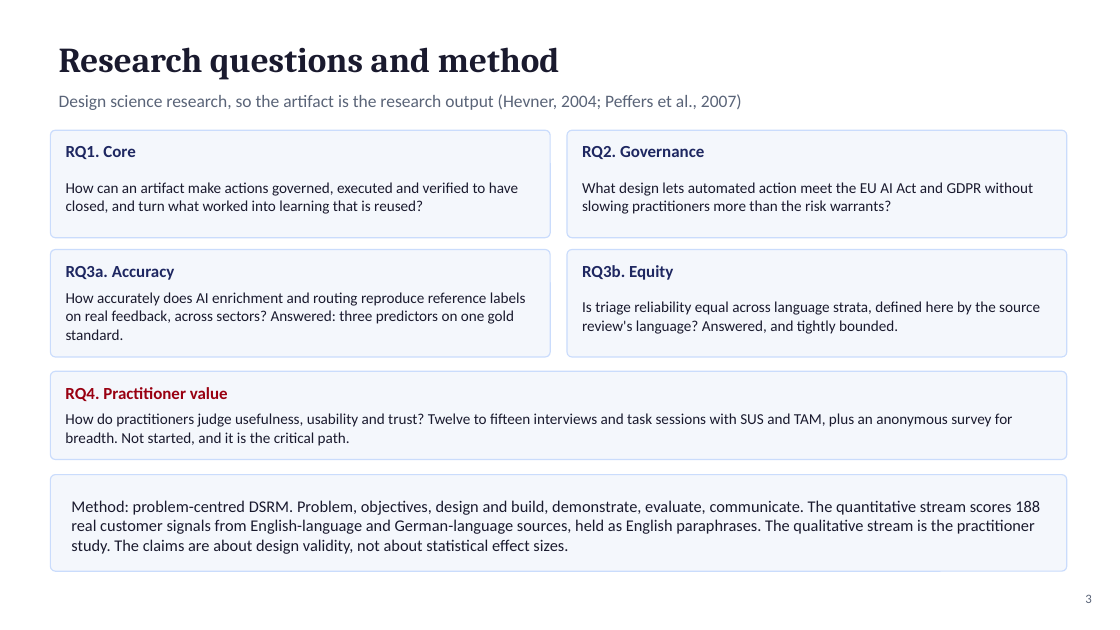
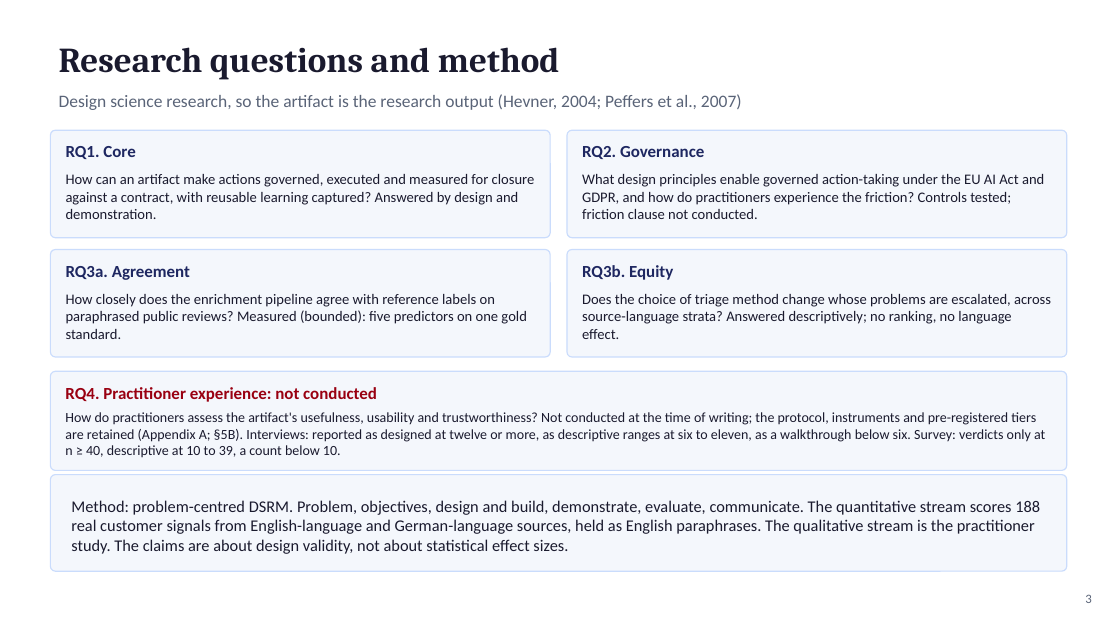
Before and after one commit to fogu13/CLARA, a slide deck: slide 3 of thesis/defense/defense_deck.pptx. Drawn at 1120x630 pixels with LibreOffice and Linux fonts; fonts in the diff are those of the drawing. Boxes give left, top, right and bottom in pixels: in the first picture for what was removed or moved away, otherwise in the second. Text is boxed around its words. In the diff, an @@ line names an element or a change of style, - is before the commit and + after.

```diff
--- a/thesis/defense/defense_deck.pptx
+++ b/thesis/defense/defense_deck.pptx
@@ text at [66,174,535,219]: text changed; size 13 to 12.5 pt @@
-How can an artifact make actions governed, executed and verified to have closed, and turn what worked into learning that is reused?
+How can an artifact make actions governed, executed and measured for closure against a contract, with reusable learning captured? Answered by design and demonstration.
@@ text at [582,174,1044,219]: text changed; size 13 to 12.5 pt @@
-What design lets automated action meet the EU AI Act and GDPR without slowing practitioners more than the risk warrants?
+What design principles enable governed action-taking under the EU AI Act and GDPR, and how do practitioners experience the friction? Controls tested; friction clause not conducted.
@@ text at [66,266,190,280]: text changed @@
-RQ3a. Accuracy
+RQ3a. Agreement
@@ text at [66,294,526,339]: text changed; size 13 to 12.5 pt @@
-How accurately does AI enrichment and routing reproduce reference labels on real feedback, across sectors? Answered: three predictors on one gold standard.
+How closely does the enrichment pipeline agree with reference labels on paraphrased public reviews? Measured (bounded): five predictors on one gold standard.
@@ text at [582,294,1051,339]: text changed; size 13 to 12.5 pt @@
-Is triage reliability equal across language strata, defined here by the source review's language? Answered, and tightly bounded.
+Does the choice of triage method change whose problems are escalated, across source-language strata? Answered descriptively; no ranking, no language effect.
@@ rounded rectangle: place and size @@
-rounded rectangle at [50,371,1067,460]
+rounded rectangle at [50,371,1067,471]
@@ rounded rectangle at [50,371,1067,471]: proportions changed @@
@@ text at [65,387,377,402]: text changed @@
-RQ4. Practitioner value
+RQ4. Practitioner experience: not conducted
@@ text at [65,412,1045,457]: text changed; size 13 to 12 pt @@
-How do practitioners judge usefulness, usability and trust? Twelve to fifteen interviews and task sessions with SUS and TAM, plus an anonymous survey for breadth. Not started, and it is the critical path.
+How do practitioners assess the artifact's usefulness, usability and trustworthiness? Not conducted at the time of writing; the protocol, instruments and pre-registered tiers are retained (Appendix A; §5B). Interviews: reported as designed at twelve or more, as descriptive ranges at six to eleven, as a walkthrough below six. Survey: verdicts only at n ≥ 40, descriptive at 10 to 39, a count below 10.
```
Also in this commit, not shown: 18 other slides changed, 6 other files.
